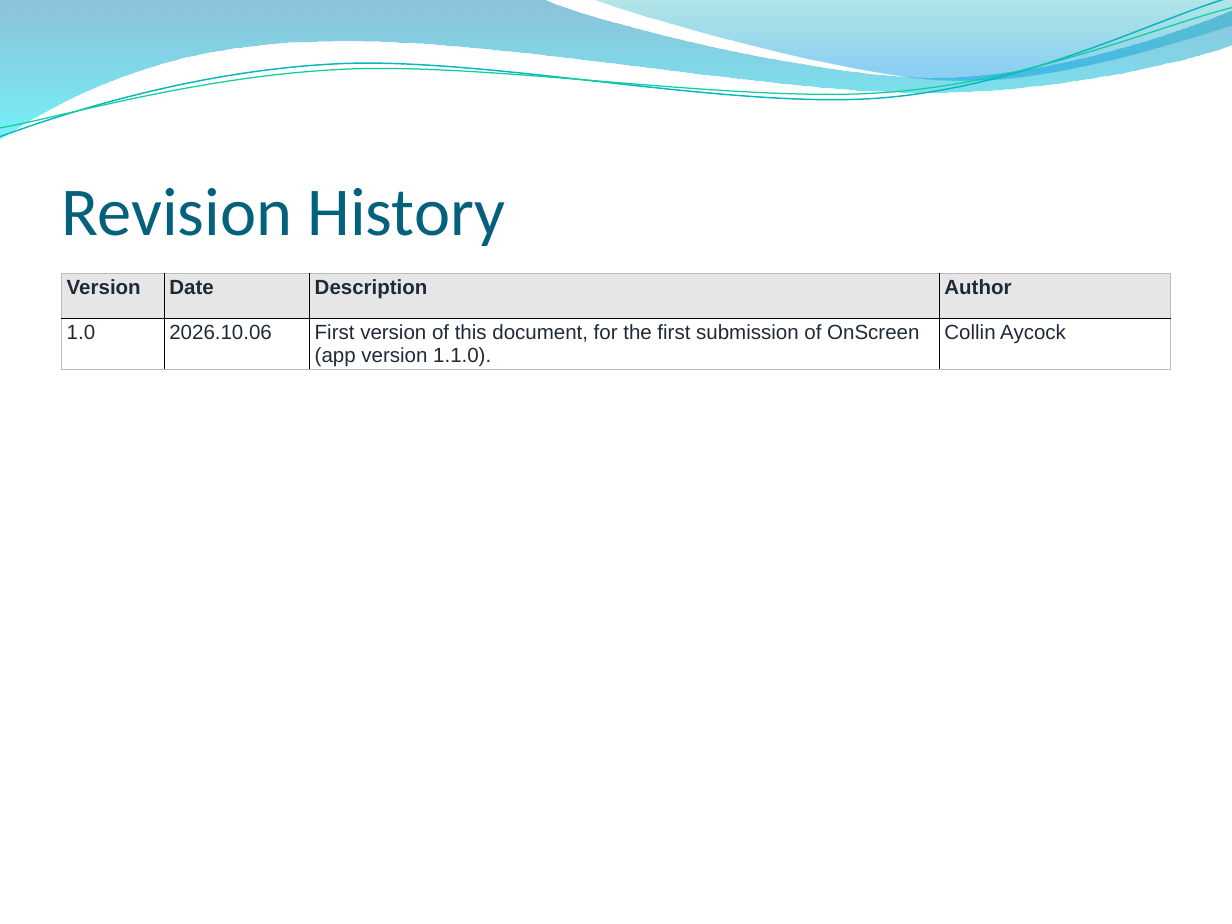
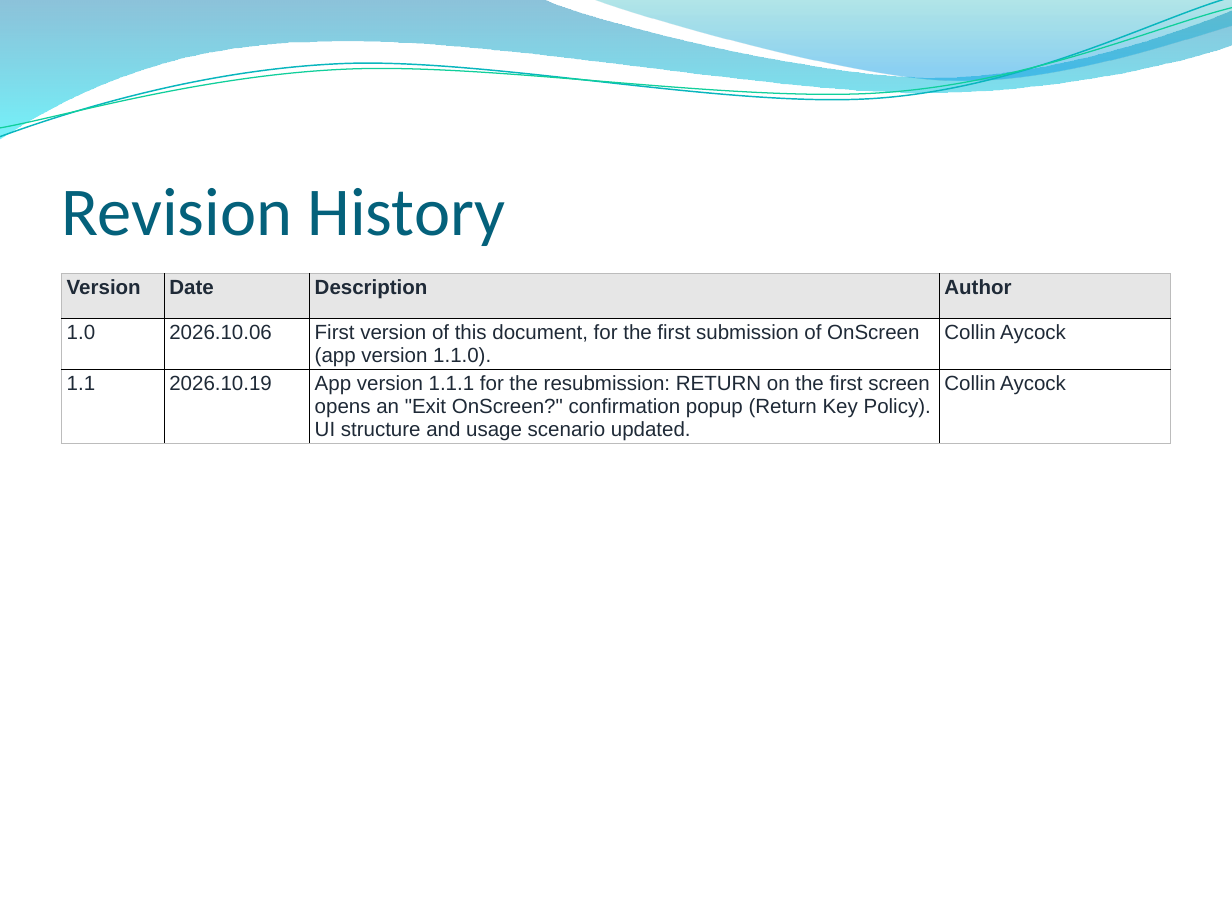
Before and after one commit to CollinJAycock/OnScreen, a slide deck: slide 2 of docs/store-assets/samsung-appstore/OnScreen_App_Description.pptx. Drawn at 1232x924 pixels with LibreOffice and Linux fonts; fonts in the diff are those of the drawing; background and template pictures are left out. Boxes give left, top, right and bottom in pixels: in the first picture for what was removed or moved away, otherwise in the second. Text is boxed around its words. In the diff, an @@ line names an element or a change of style, - is before the commit and + after.

```diff
--- a/docs/store-assets/samsung-appstore/OnScreen_App_Description.pptx
+++ b/docs/store-assets/samsung-appstore/OnScreen_App_Description.pptx
@@ table at <box>62,274,1170,445</box> @@
+row 3: 1.1 | 2026.10.19 | App version 1.1.1 for the resubmission: RETURN on the first screen opens an "Exit OnScreen?" confirmation popup (Return Key Policy). UI structure and usage scenario updated. | Collin Aycock
```
Also in this commit, not shown: 1 other slide changed, 2 other files.
